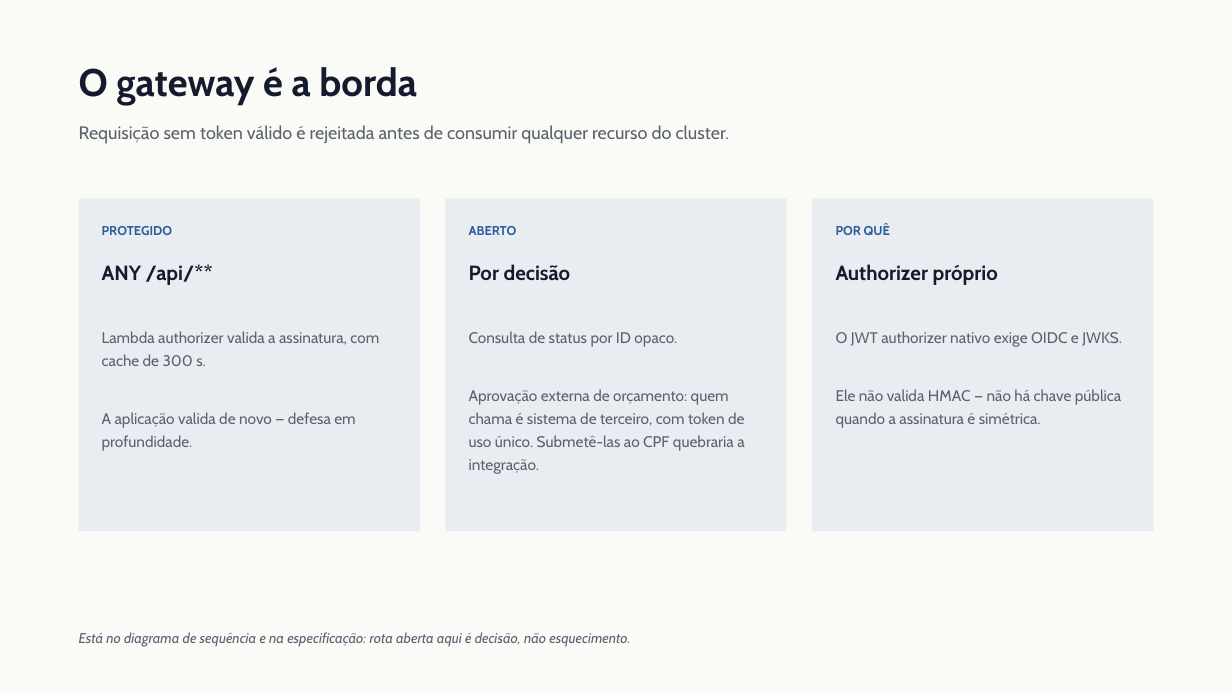
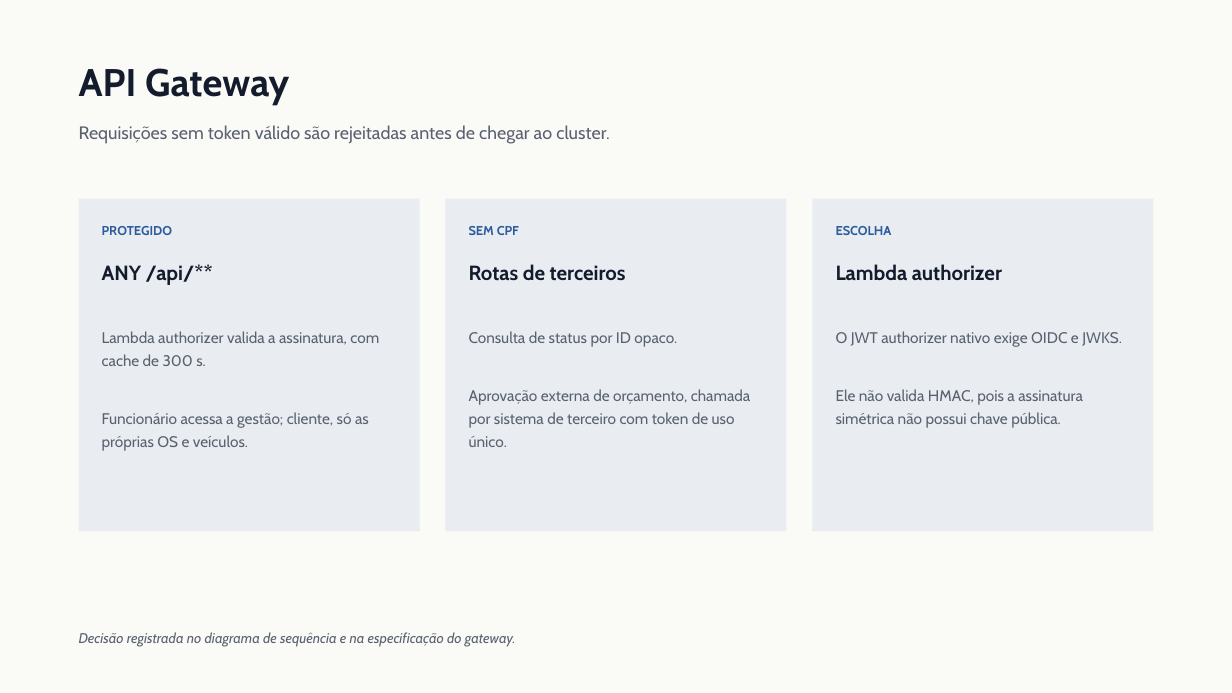
Before and after one commit to Guilherme-Fumagali/tech-challenge-1, a slide deck: slide 5 of docs/tech-challenge-3/apresentacao.pptx. Drawn at 1232x693 pixels with LibreOffice and Linux fonts; fonts in the diff are those of the drawing. Boxes give left, top, right and bottom in pixels: in the first picture for what was removed or moved away, otherwise in the second. Text is boxed around its words. In the diff, an @@ line names an element or a change of style, - is before the commit and + after.

```diff
--- a/docs/tech-challenge-3/apresentacao.pptx
+++ b/docs/tech-challenge-3/apresentacao.pptx
@@ text at (79, 68, 289, 105): text changed @@
-O gateway é a borda
+API Gateway
@@ text at (79, 125, 609, 144): text changed @@
-Requisição sem token válido é rejeitada antes de consumir qualquer recurso do cluster.
+Requisições sem token válido são rejeitadas antes de chegar ao cluster.
@@ text at (469, 226, 519, 235): text changed @@
-ABERTO
+SEM CPF
@@ text at (836, 226, 892, 235): text changed @@
-POR QUÊ
+ESCOLHA
@@ text at (469, 264, 626, 281): text changed @@
-Por decisão
+Rotas de terceiros
@@ text at (836, 264, 1002, 281): text changed @@
-Authorizer próprio
+Lambda authorizer
@@ text at (469, 389, 750, 447): text changed @@
-Aprovação externa de orçamento: quem chama é sistema de terceiro, com token de uso único. Submetê-las ao CPF quebraria a integração.
+Aprovação externa de orçamento, chamada por sistema de terceiro com token de uso único.
@@ text at (836, 389, 1083, 428): text changed @@
-Ele não valida HMAC — não há chave pública quando a assinatura é simétrica.
+Ele não valida HMAC, pois a assinatura simétrica não possui chave pública.
@@ text at (102, 412, 369, 451): text changed @@
-A aplicação valida de novo — defesa em profundidade.
+Funcionário acessa a gestão; cliente, só as próprias OS e veículos.
@@ text at (79, 632, 516, 646): text changed @@
-Está no diagrama de sequência e na especificação: rota aberta aqui é decisão, não esquecimento.
+Decisão registrada no diagrama de sequência e na especificação do gateway.
```
Also in this commit, not shown: 13 other slides changed, 1 other file.
